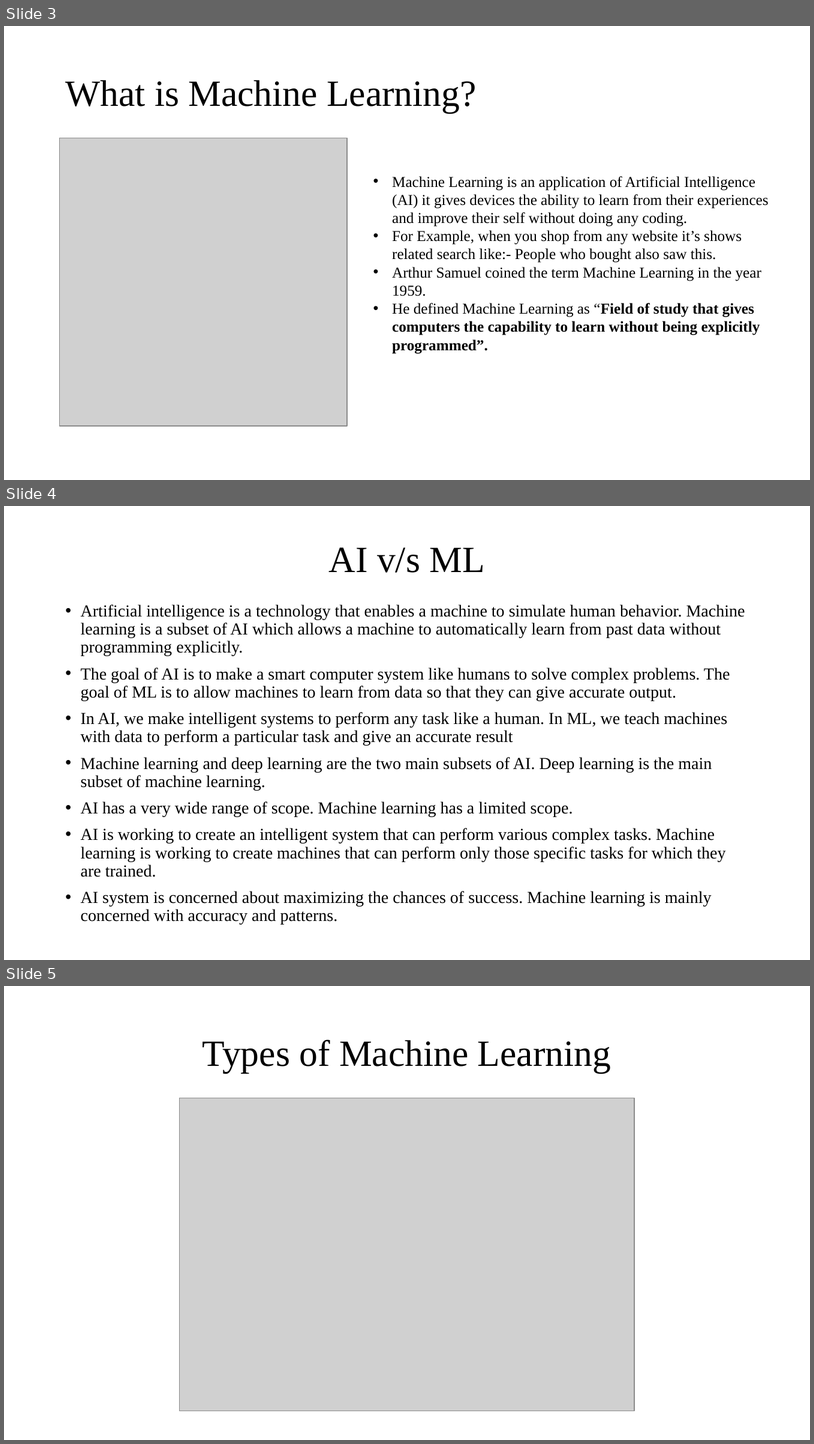
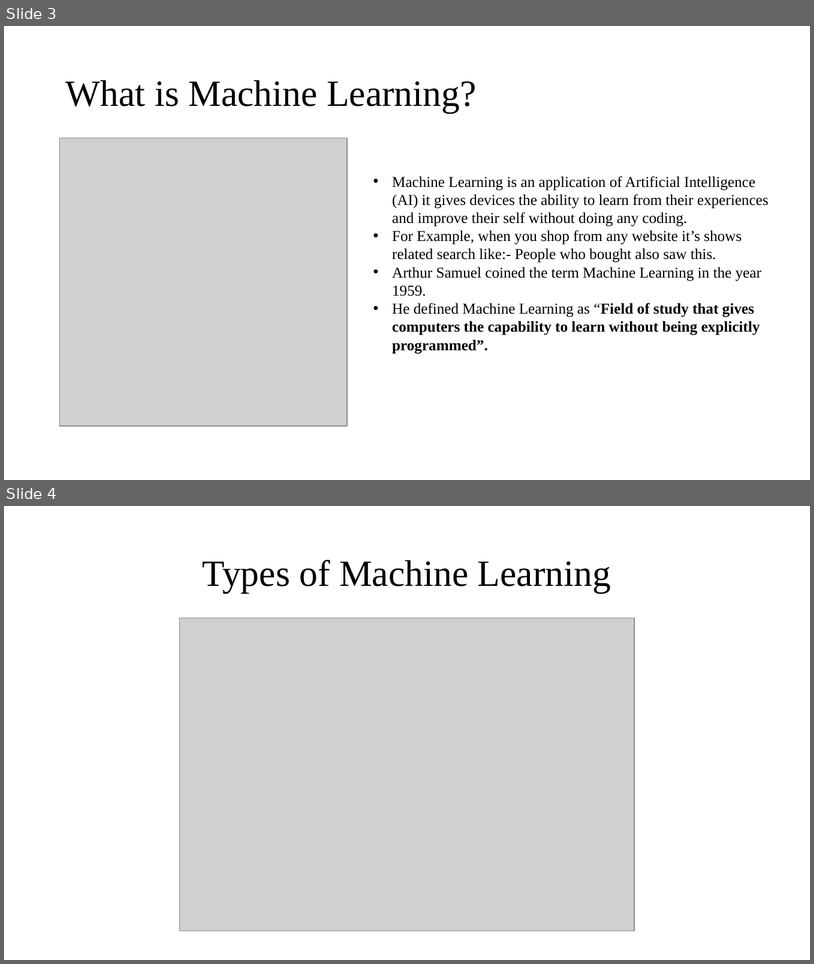
Before and after one commit to mlnewbie1996/Dissertation-MTech, a slide deck: Phase_I/Dissertation_Phase1.pptx. Shown one above the other, each under a label of ours: slides 3, 4 and 5 before the commit, slides 3 and 4 after it. The pictures are 814x1444 and 814x964 pixels, drawn with LibreOffice and Linux fonts; fonts in the diff are those of the drawing; grey boxes stand for pictures. Boxes give left, top, right and bottom in pixels: in the first picture for what was removed or moved away, otherwise in the second. Text is boxed around its words. In the diff, an @@ line names an element or a change of style, - is before the commit and + after.

```diff
--- a/Phase_I/Dissertation_Phase1.pptx
+++ b/Phase_I/Dissertation_Phase1.pptx
@@ slide 4 removed at (4,506,810,960), background #FFFFFF @@
@@ title removed at (329,547,485,573) @@
-AI v/s ML
@@ text removed at (81,604,746,924) @@
-• Artificial intelligence is a technology that enables a machine to simulate human behavior. Machine learning is a subset of AI which allows a machine to automatically learn from past data without programming explicitly.
-• The goal of AI is to make a smart computer system like humans to solve complex problems. The goal of ML is to allow machines to learn from data so that they can give accurate output.
-• In AI, we make intelligent systems to perform any task like a human. In ML, we teach machines with data to perform a particular task and give an accurate result
-• Machine learning and deep learning are the two main subsets of AI. Deep learning is the main subset of machine learning.
-• AI has a very wide range of scope. Machine learning has a limited scope.
-• AI is working to create an intelligent system that can perform various complex tasks. Machine learning is working to create machines that can perform only those specific tasks for which they are trained.
-• AI system is concerned about maximizing the chances of success. Machine learning is mainly concerned with accuracy and patterns.
@@ what was slide 5 is now slide 4 @@
```
Also in this commit, not shown: 8 slides changed, 2 slides added, 2 other slides removed, 17 other files.
